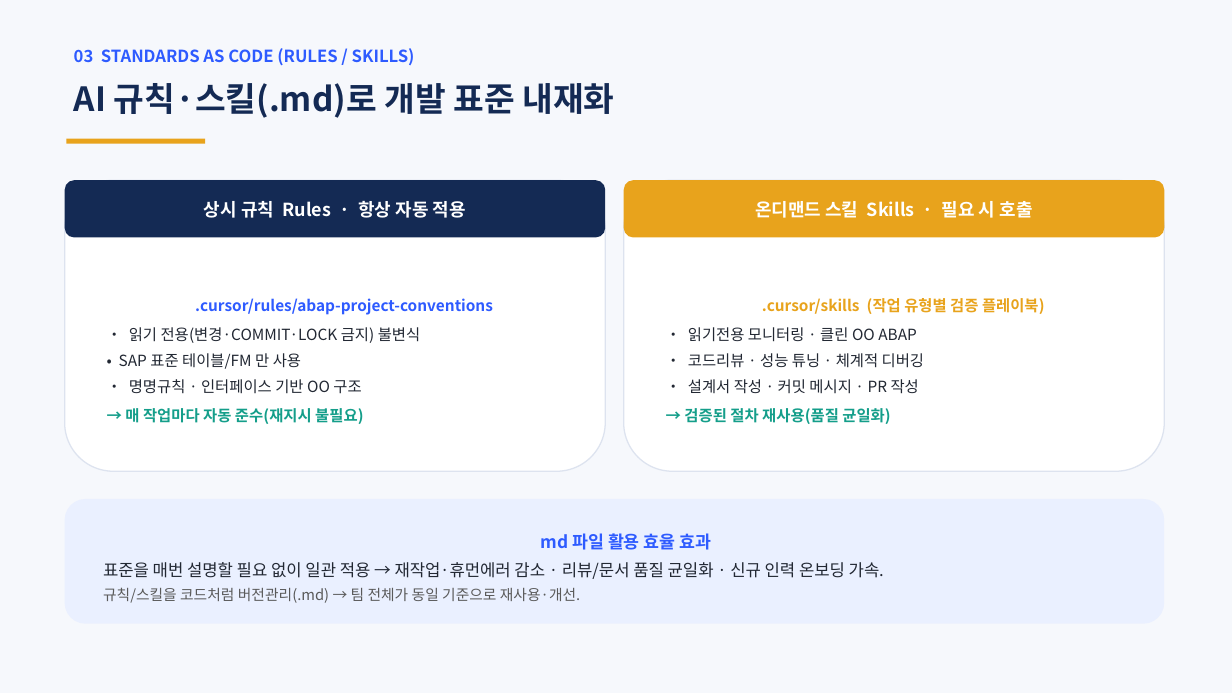
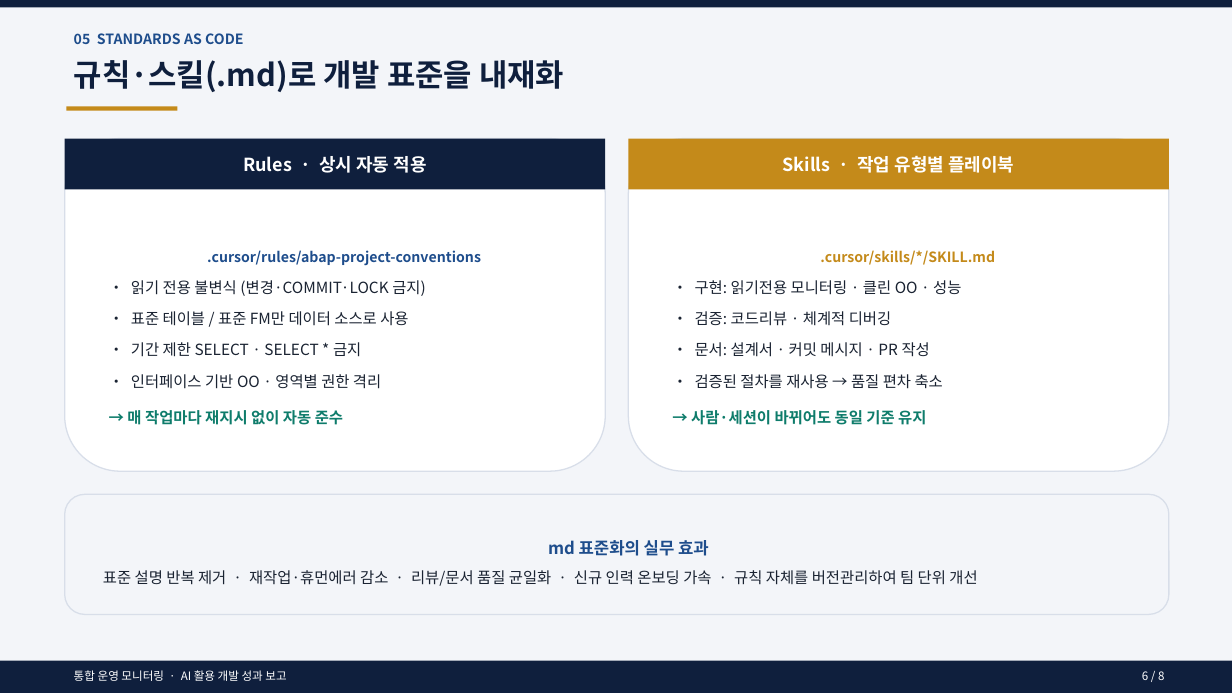
Before and after one commit to hyosungitx00/AI, a slide deck: slide 6 of docs/report/Y_OPS_MONITOR_V2_발표자료.pptx (slide 4 before the commit). Drawn at 1232x693 pixels with LibreOffice and Linux fonts; fonts in the diff are those of the drawing. Boxes give left, top, right and bottom in pixels: in the first picture for what was removed or moved away, otherwise in the second. Text is boxed around its words. In the diff, an @@ line names an element or a change of style, - is before the commit and + after.

```diff
--- a/docs/report/Y_OPS_MONITOR_V2_발표자료.pptx
+++ b/docs/report/Y_OPS_MONITOR_V2_발표자료.pptx
@@ rectangle at (x1=0, y1=0, x2=1232, y2=693): fill #F6F8FC to #F3F5F9 @@
@@ rectangle added at (x1=0, y1=0, x2=1232, y2=7), fill #0F1F3D @@
@@ text at (x1=74, y1=33, x2=243, y2=44): text changed; size 13 to 11 pt; text colour #2E5BFF to #1E4D8C @@
-03 STANDARDS AS CODE (RULES / SKILLS)
+05 STANDARDS AS CODE
@@ text at (x1=74, y1=60, x2=564, y2=92): text changed; size 26 to 24 pt; text colour #142A54 to #0F1F3D @@
-AI 규칙·스킬(.md)로 개발 표준 내재화
+규칙·스킬(.md)로 개발 표준을 내재화
@@ rectangle resized from (x1=67, y1=139, x2=205, y2=144) to (x1=67, y1=106, x2=177, y2=111) @@
@@ rectangle at (x1=67, y1=106, x2=177, y2=111): fill #E8A31C to #C48A1A @@
@@ rounded rectangle ".cursor/rules/abap-project-conventions" at (x1=65, y1=139, x2=605, y2=471): outline #DDE3EF 1 pt to #D8DEE9 1 pt @@
@@ rounded rectangle ".cursor/rules/abap-project-conventions" resized from (x1=65, y1=180, x2=605, y2=471) to (x1=65, y1=139, x2=605, y2=471) @@
@@ rectangle added at (x1=65, y1=139, x2=605, y2=189), fill #0F1F3D @@
@@ rounded rectangle ".cursor/skills/*/SKILL.md" resized from (x1=624, y1=180, x2=1165, y2=471) to (x1=628, y1=139, x2=1169, y2=471) @@
@@ rounded rectangle ".cursor/skills/*/SKILL.md" at (x1=628, y1=139, x2=1169, y2=471): outline #DDE3EF 1 pt to #D8DEE9 1 pt @@
@@ rectangle added at (x1=628, y1=139, x2=1169, y2=189), fill #C48A1A @@
@@ text at (x1=243, y1=156, x2=426, y2=173): text changed @@
-상시 규칙 Rules · 항상 자동 적용
+Rules · 상시 자동 적용
@@ text added at (x1=782, y1=156, x2=1014, y2=173), 14 pt, text #FFFFFF, bold @@
+Skills · 작업 유형별 플레이북
@@ rounded rectangle removed at (x1=65, y1=180, x2=605, y2=238) @@
@@ rounded rectangle removed at (x1=624, y1=180, x2=1165, y2=238) @@
@@ text removed at (x1=755, y1=201, x2=1033, y2=218) @@
-온디맨드 스킬 Skills · 필요 시 호출
@@ text in rounded rectangle at (x1=207, y1=250, x2=481, y2=266): size 12 to 11 pt, text colour #2E5BFF to #1E4D8C in ".cursor/rules/abap-project-conventions"; less space between paragraphs @@
@@ text in rounded rectangle at (x1=691, y1=250, x2=995, y2=428): text changed; text colour #222833 to #1A2332 @@
-.cursor/skills (작업 유형별 검증 플레이북)
-• 읽기전용 모니터링 · 클린 OO ABAP
-• 코드리뷰 · 성능 튜닝 · 체계적 디버깅
-• 설계서 작성 · 커밋 메시지 · PR 작성
-→ 검증된 절차 재사용(품질 균일화)
+.cursor/skills/*/SKILL.md
+• 구현: 읽기전용 모니터링 · 클린 OO · 성능
+• 검증: 코드리뷰 · 체계적 디버깅
+• 문서: 설계서 · 커밋 메시지 · PR 작성
+• 검증된 절차를 재사용 → 품질 편차 축소
+→ 사람·세션이 바뀌어도 동일 기준 유지
@@ text in rounded rectangle at (x1=127, y1=280, x2=426, y2=425): text changed; text colour #222833 to #1A2332 @@
-• 읽기 전용(변경·COMMIT·LOCK 금지) 불변식
-• SAP 표준 테이블/FM 만 사용
-• 명명규칙 · 인터페이스 기반 OO 구조
-→ 매 작업마다 자동 준수(재지시 불필요)
+• 읽기 전용 불변식 (변경·COMMIT·LOCK 금지)
+• 표준 테이블 / 표준 FM만 데이터 소스로 사용
+• 기간 제한 SELECT · SELECT * 금지
+• 인터페이스 기반 OO · 영역별 권한 격리
+→ 매 작업마다 재지시 없이 자동 준수
@@ rounded rectangle "md 표준화의 실무 효과" resized from (x1=65, y1=499, x2=1165, y2=624) to (x1=65, y1=494, x2=1169, y2=615) @@
@@ rounded rectangle "md 표준화의 실무 효과" at (x1=65, y1=494, x2=1169, y2=615): fill #EAF0FF to #F3F5F9; outline none to #D8DEE9 1 pt @@
@@ text in rounded rectangle at (x1=103, y1=540, x2=977, y2=586): text changed; size 13 to 12 pt; text colour #222833 to #1A2332 @@
-md 파일 활용 효율 효과
-표준을 매번 설명할 필요 없이 일관 적용 → 재작업·휴먼에러 감소 · 리뷰/문서 품질 균일화 · 신규 인력 온보딩 가속.
-규칙/스킬을 코드처럼 버전관리(.md) → 팀 전체가 동일 기준으로 재사용·개선.
+md 표준화의 실무 효과
+표준 설명 반복 제거 · 재작업·휴먼에러 감소 · 리뷰/문서 품질 균일화 · 신규 인력 온보딩 가속 · 규칙 자체를 버전관리하여 팀 단위 개선
@@ rectangle added at (x1=0, y1=661, x2=1232, y2=693), fill #0F1F3D @@
@@ text added at (x1=74, y1=670, x2=286, y2=681), 9 pt, text #FFFFFF @@
+통합 운영 모니터링 · AI 활용 개발 성과 보고
@@ text added at (x1=1142, y1=671, x2=1164, y2=680), 9 pt, text #FFFFFF @@
+6 / 8
```
Also in this commit, not shown: 2 other slides changed, 5 slides added, 3 slides removed, 3 other files.
